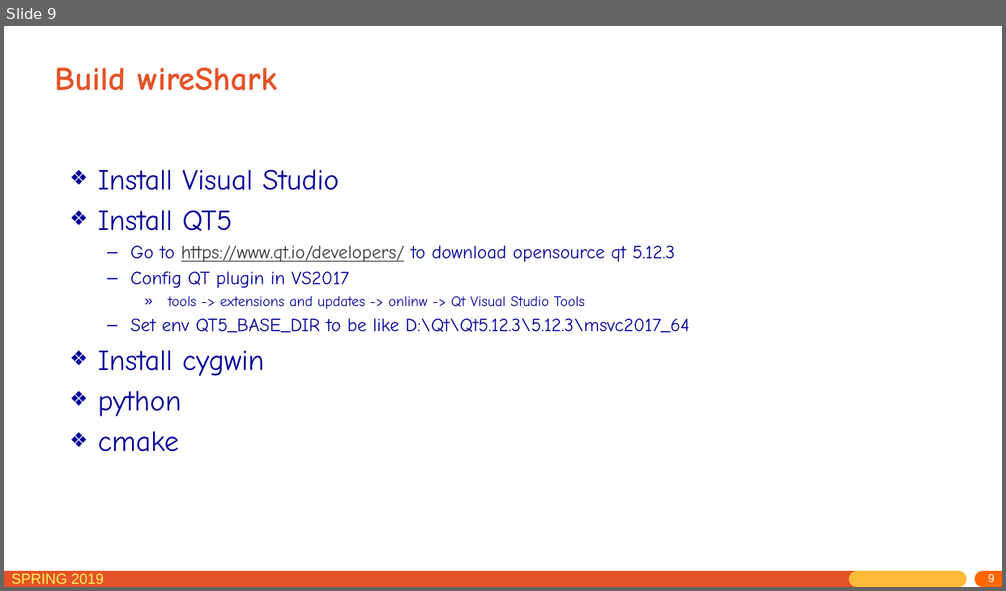
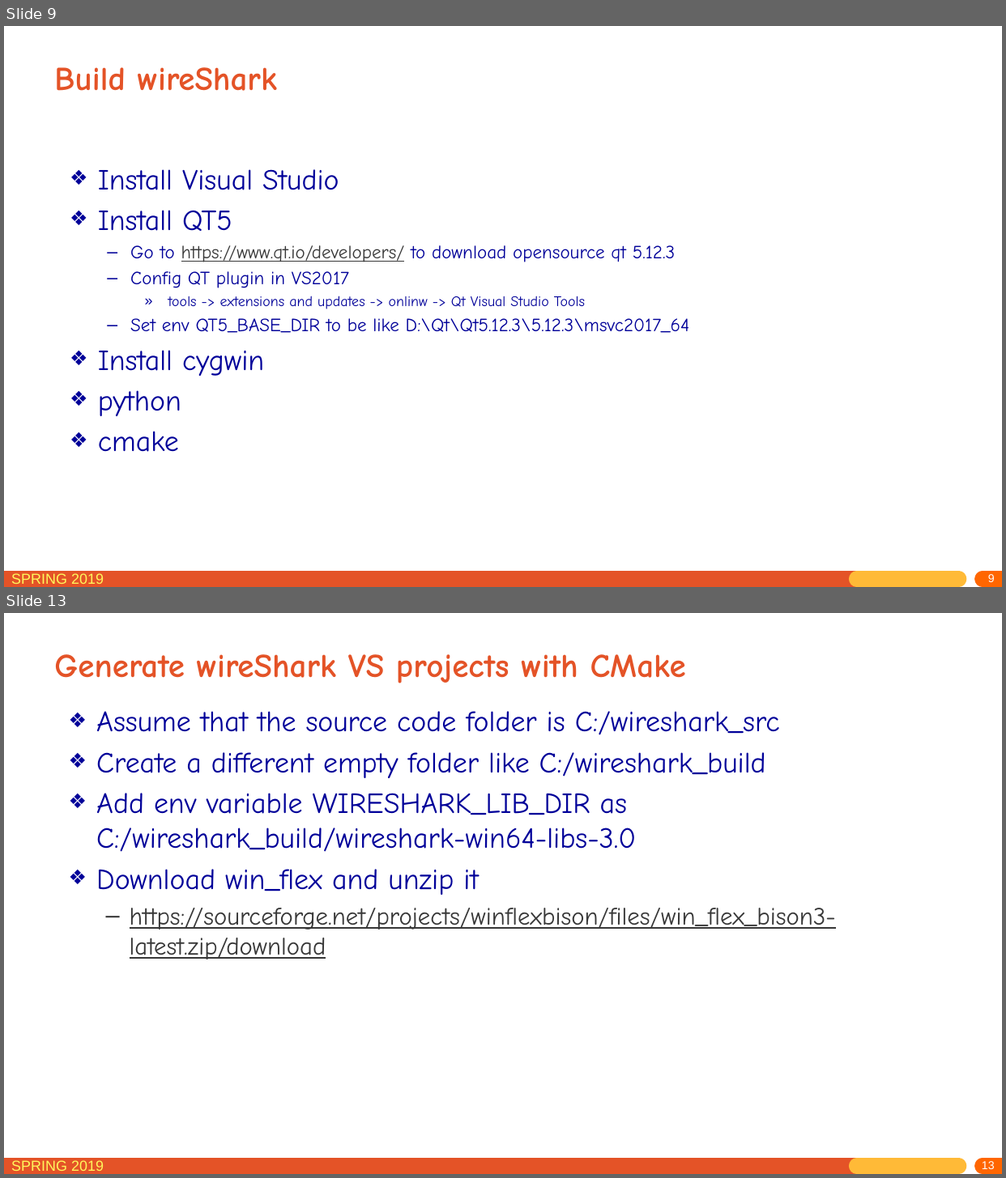
Before and after one commit to jichenghu/PPT_networkDistributed, a slide deck: lab_0.pptx. Shown one above the other, each under a label of ours: slide 9 before the commit, slides 9 and 13 after it; the slides between them are not shown. The pictures are 1006x591 and 1006x1178 pixels, drawn with LibreOffice and Linux fonts; fonts in the diff are those of the drawing. Boxes give left, top, right and bottom in pixels: in the first picture for what was removed or moved away, otherwise in the second. Text is boxed around its words. In the diff, an @@ line names an element or a change of style, - is before the commit and + after.

```diff
--- a/lab_0.pptx
+++ b/lab_0.pptx
@@ slide 13 added at (4, 613, 1002, 1174), background #FFFFFF; not listed: 5 template elements that a slide beside it also shows @@
@@ title added at (54, 654, 686, 683), 32 pt, text #E45327, bold @@
+Generate wireShark VS projects with CMake
@@ text added at (96, 711, 836, 960), 28 pt, text #000099 @@
+❖ Assume that the source code folder is C:/wireshark_src
+❖ Create a different empty folder like C:/wireshark_build
+❖ Add env variable WIRESHARK_LIB_DIR as C:/wireshark_build/wireshark-win64-libs-3.0
+❖ Download win_flex and unzip it
+  – https://sourceforge.net/projects/winflexbison/files/win_flex_bison3-latest.zip/download
```
Also in this commit, not shown: 1 slide changed, 3 other slides added.
